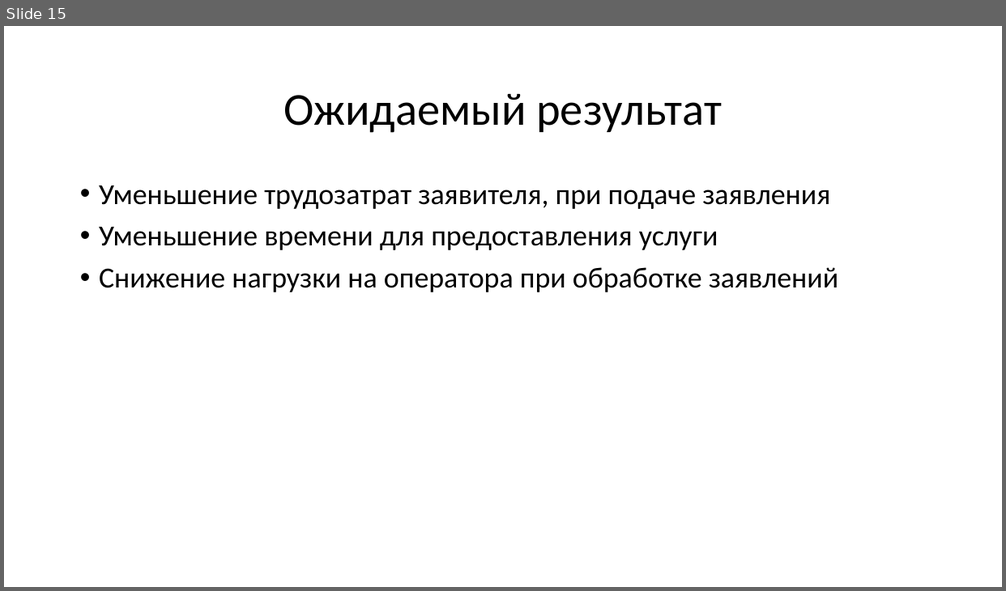
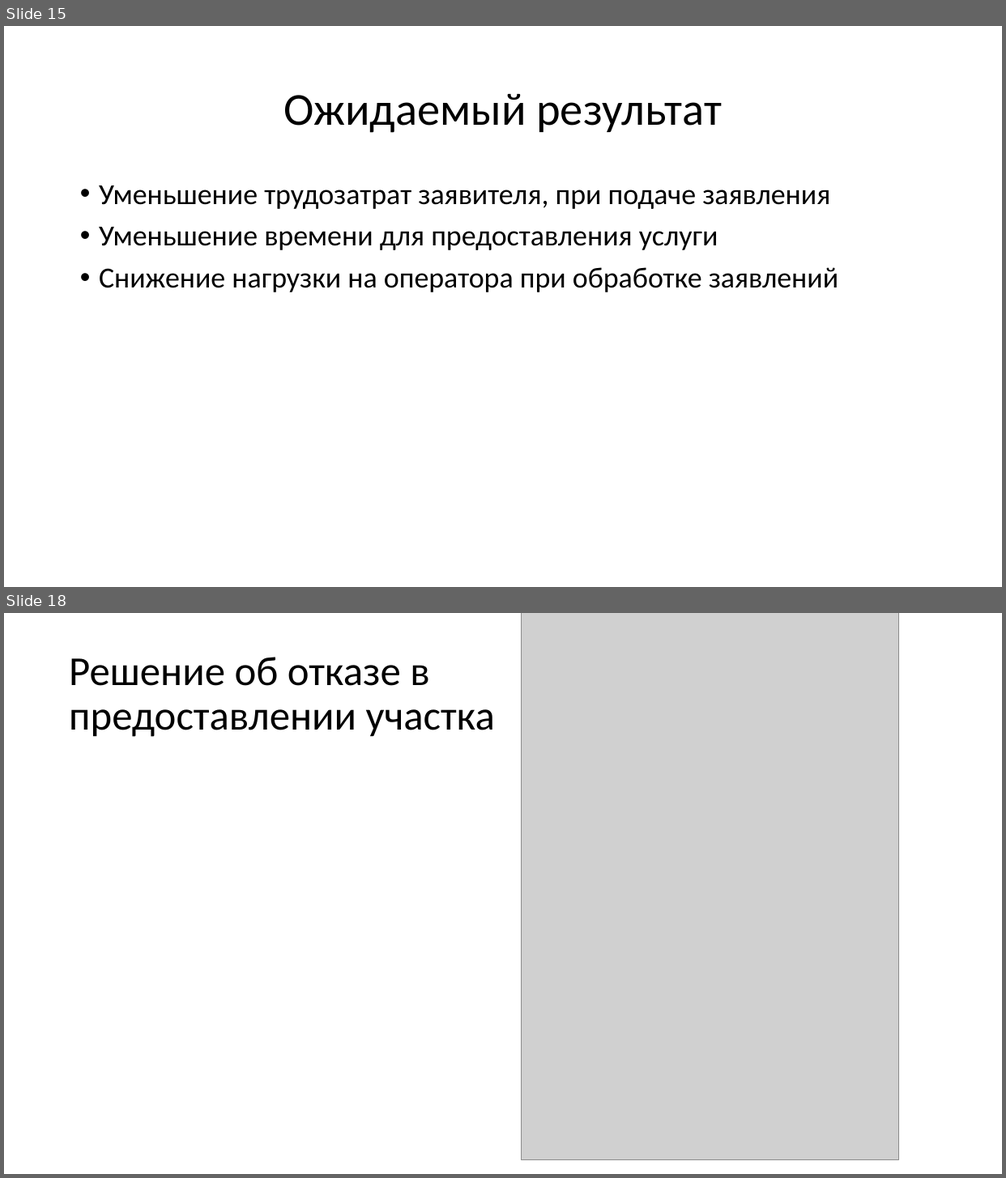
Before and after one commit to mcdodik20008/docs, a slide deck: Презентация.pptx. Shown one above the other, each under a label of ours: slide 15 before the commit, slides 15 and 18 after it; the slides between them are not shown. The pictures are 1006x591 and 1006x1178 pixels, drawn with LibreOffice and Linux fonts; fonts in the diff are those of the drawing; grey boxes stand for pictures. Boxes give left, top, right and bottom in pixels: in the first picture for what was removed or moved away, otherwise in the second. Text is boxed around its words. In the diff, an @@ line names an element or a change of style, - is before the commit and + after.

```diff
--- a/Презентация.pptx
+++ b/Презентация.pptx
@@ slide 18 added at [4, 613, 1002, 1174], background #FFFFFF @@
@@ picture added at [522, 613, 898, 1161] @@
@@ title added at [69, 657, 495, 737], 39.6 pt, text #303030 @@
+Решение об отказе в предоставлении участка
```
Also in this commit, not shown: 14 other slides changed, 2 other slides added.
